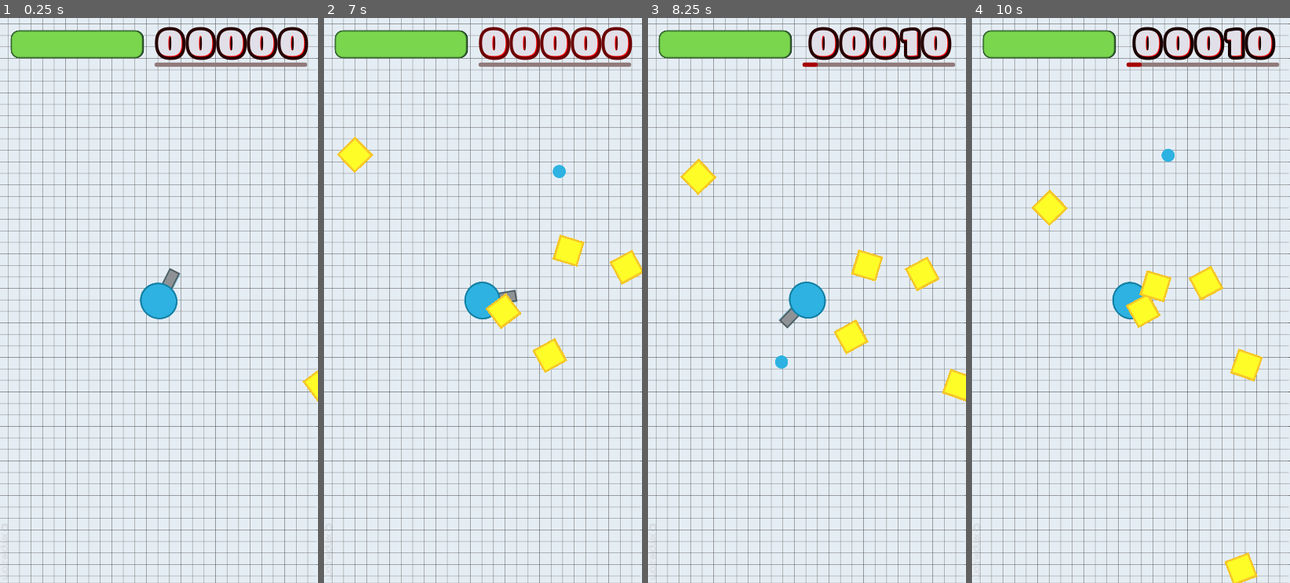
Above: before the commit, frames 1-4 (left to right).
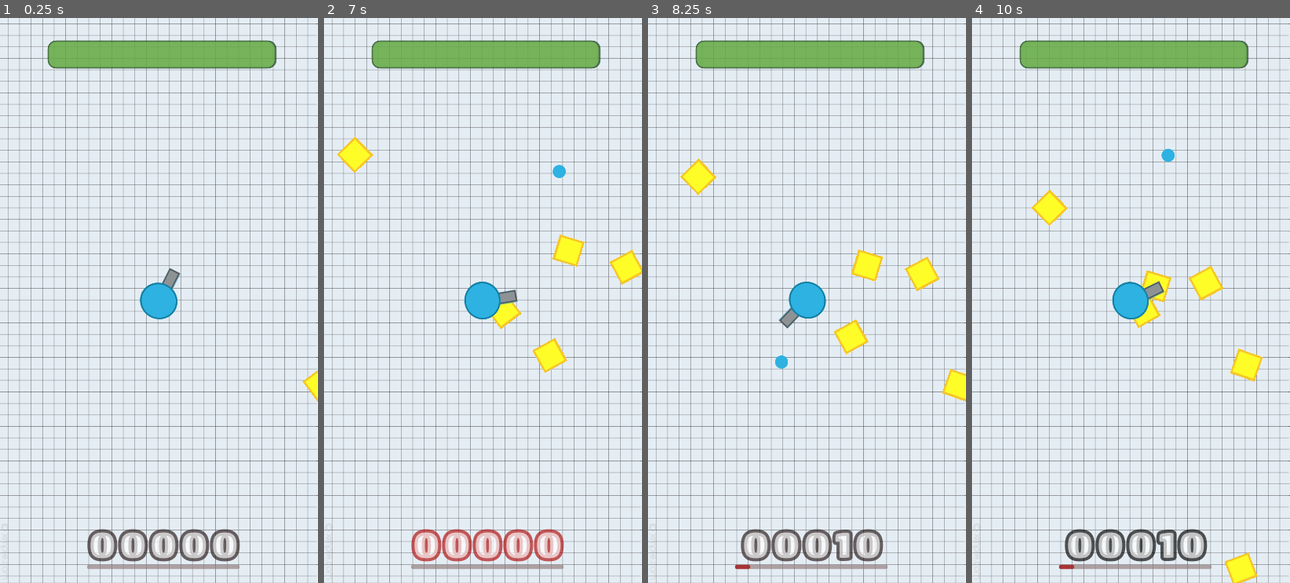
Above: after the commit, the same moments.

Repository: mingw16/game
Game: Godot game, scene res://scenes/World.tscn
Two runs of this game, one before a commit and one after it. Both use one fixed random seed, a clock stepped at 60 frames per second and the inputs below.
Inputs (mouse positions are in pixels of both pictures, inside the frame that each line leads up to):
- Up to frame 1 (0.25 s): no input
- Up to frame 2 (7 s): move the mouse to (552, 272) at 0.52 s; press the mouse at (552, 272) at 0.53 s; move the mouse to (419, 328) at 1.27 s; release the mouse at (419, 328) at 1.28 s; click (419, 328) at 1.35 s; move the mouse to (514, 176) at 2.02 s; press the mouse at (514, 176) at 2.03 s; move the mouse to (467, 413) at 2.77 s; release the mouse at (467, 413) at 2.78 s; click (467, 413) at 2.85 s; move the mouse to (578, 385) at 3.52 s; press the mouse at (578, 385) at 3.53 s; move the mouse to (387, 215) at 4.27 s; release the mouse at (387, 215) at 4.28 s; click (387, 215) at 4.35 s; move the mouse to (498, 300) at 5.02 s; press the mouse at (498, 300) at 5.03 s; move the mouse to (435, 159) at 5.77 s; release the mouse at (435, 159) at 5.78 s; click (435, 159) at 5.85 s; move the mouse to (552, 272) at 6.52 s; press the mouse at (552, 272) at 6.53 s
- Up to frame 3 (8.25 s): move the mouse to (743, 328) at 7.27 s; release the mouse at (743, 328) at 7.28 s; click (743, 328) at 7.35 s; move the mouse to (838, 176) at 8.02 s; press the mouse at (838, 176) at 8.03 s
- Up to frame 4 (10 s): move the mouse to (1115, 413) at 8.77 s; release the mouse at (1115, 413) at 8.78 s; click (1115, 413) at 8.85 s; move the mouse to (1226, 385) at 9.52 s; press the mouse at (1226, 385) at 9.53 s

The runs differ from the first frame. In frame 1, 7.7% of the frame differs, in the area x 3-98%, y 1-98%; in frame 2, 8.0%; in frame 3, 7.6%; in frame 4, 7.9%.

Commit message:
upgrade <SCORE> <LifeBar>

Diff:
--- a/scenes/LifeBar.tscn
+++ b/scenes/LifeBar.tscn
@@ -46,10 +46,11 @@
 }
 
 [node name="LifeBar" type="ProgressBar"]
-margin_left = 9.80676
-margin_top = 7.16531
-margin_right = 178.807
-margin_bottom = 42.1653
+modulate = Color( 1, 1, 1, 0.627451 )
+margin_left = 10.0
+margin_top = 7.0
+margin_right = 301.0
+margin_bottom = 42.0
 custom_styles/fg = SubResource( 1 )
 custom_styles/bg = SubResource( 2 )
 step = 1.0
--- a/scenes/Score.tscn
+++ b/scenes/Score.tscn
@@ -6,7 +6,7 @@
 [sub_resource type="DynamicFont" id=1]
 size = 45
 outline_size = 4
-outline_color = Color( 0.0980392, 0.0784314, 0.0784314, 1 )
+outline_color = Color( 0.620012, 0.083368, 0.083368, 1 )
 use_filter = true
 extra_spacing_char = 6
 font_data = ExtResource( 1 )
@@ -25,7 +25,7 @@
 "times": PoolRealArray( 0, 0.2, 0.4, 0.6, 0.8, 1, 1.2, 1.4, 1.6, 1.8, 2 ),
 "transitions": PoolRealArray( 1, 1, 1, 1, 1, 1, 1, 1, 1, 1, 1 ),
 "update": 0,
-"values": [ Color( 0.0980392, 0.0784314, 0.0784314, 1 ), Color( 0.137255, 0.113725, 0.113725, 1 ), Color( 0.188235, 0.156863, 0.156863, 1 ), Color( 0.227451, 0.192157, 0.192157, 1 ), Color( 0.301961, 0.258824, 0.258824, 1 ), Color( 0.419608, 0.388235, 0.388235, 1 ), Color( 0.301961, 0.258824, 0.258824, 1 ), Color( 0.227451, 0.192157, 0.192157, 1 ), Color( 0.188235, 0.156863, 0.156863, 1 ), Color( 0.137255, 0.113725, 0.113725, 1 ), Color( 0.0980392, 0.0784314, 0.0784314, 1 ) ]
+"values": [ Color( 0, 0, 0, 1 ), Color( 0.105882, 0.0823529, 0.0823529, 1 ), Color( 0.262745, 0.117647, 0.117647, 1 ), Color( 0.309804, 0.152941, 0.152941, 1 ), Color( 0.576471, 0.109804, 0.109804, 1 ), Color( 0.686275, 0.0431373, 0.0431373, 1 ), Color( 0.576471, 0.109804, 0.109804, 1 ), Color( 0.309804, 0.152941, 0.152941, 1 ), Color( 0.262745, 0.117647, 0.117647, 1 ), Color( 0.105882, 0.0823529, 0.0823529, 1 ), Color( 0, 0, 0, 1 ) ]
 }
 
 [sub_resource type="StyleBoxFlat" id=3]
@@ -47,14 +47,13 @@
 [node name="Score" type="Label" groups=[
 "Score",
 ]]
+modulate = Color( 1, 1, 1, 0.666667 )
 margin_left = 190.048
 margin_top = 3.68674
 margin_right = 400.048
 margin_bottom = 55.6867
 custom_fonts/font = SubResource( 1 )
-custom_colors/font_color = Color( 0.886275, 0.882353, 0.913725, 1 )
-custom_colors/font_outline_modulate = Color( 1, 0, 0, 1 )
-custom_colors/font_color_shadow = Color( 1, 0, 0, 1 )
+custom_colors/font_color = Color( 1, 1, 1, 1 )
 text = "00000"
 align = 1
 script = ExtResource( 2 )
--- a/scenes/World.tscn
+++ b/scenes/World.tscn
@@ -12,21 +12,26 @@
 [node name="Sprite" type="Sprite" parent="."]
 position = Vector2( 201.109, 359.236 )
 scale = Vector2( 0.377551, 0.375846 )
+z_index = -2
 texture = ExtResource( 1 )
-
-[node name="player" parent="." instance=ExtResource( 2 )]
-position = Vector2( 202.5, 360 )
-scale = Vector2( 0.75, 0.75 )
 
 [node name="new_enemy_time" type="Timer" parent="."]
 wait_time = 1.5
 one_shot = true
 autostart = true
 
+[node name="Score" parent="." instance=ExtResource( 5 )]
+margin_left = 104.327
+margin_top = 643.949
+margin_right = 314.327
+margin_bottom = 695.949
+
+[node name="player" parent="." instance=ExtResource( 2 )]
+position = Vector2( 202.5, 360 )
+scale = Vector2( 0.75, 0.75 )
+
 [node name="LifeBar" parent="." instance=ExtResource( 4 )]
-margin_left = 14.0542
-margin_top = 15.6602
-margin_right = 183.054
-margin_bottom = 50.6602
-
-[node name="Score" parent="." instance=ExtResource( 5 )]
+margin_left = 61.0394
+margin_top = 28.7481
+margin_right = 352.039
+margin_bottom = 63.7481
--- a/scenes/enemys/Square.tscn
+++ b/scenes/enemys/Square.tscn
@@ -7,6 +7,7 @@
 extents = Vector2( 33, 33 )
 
 [node name="Node2D" type="Area2D"]
+z_index = -1
 script = ExtResource( 2 )
 
 [node name="Sprite" type="Sprite" parent="."]
